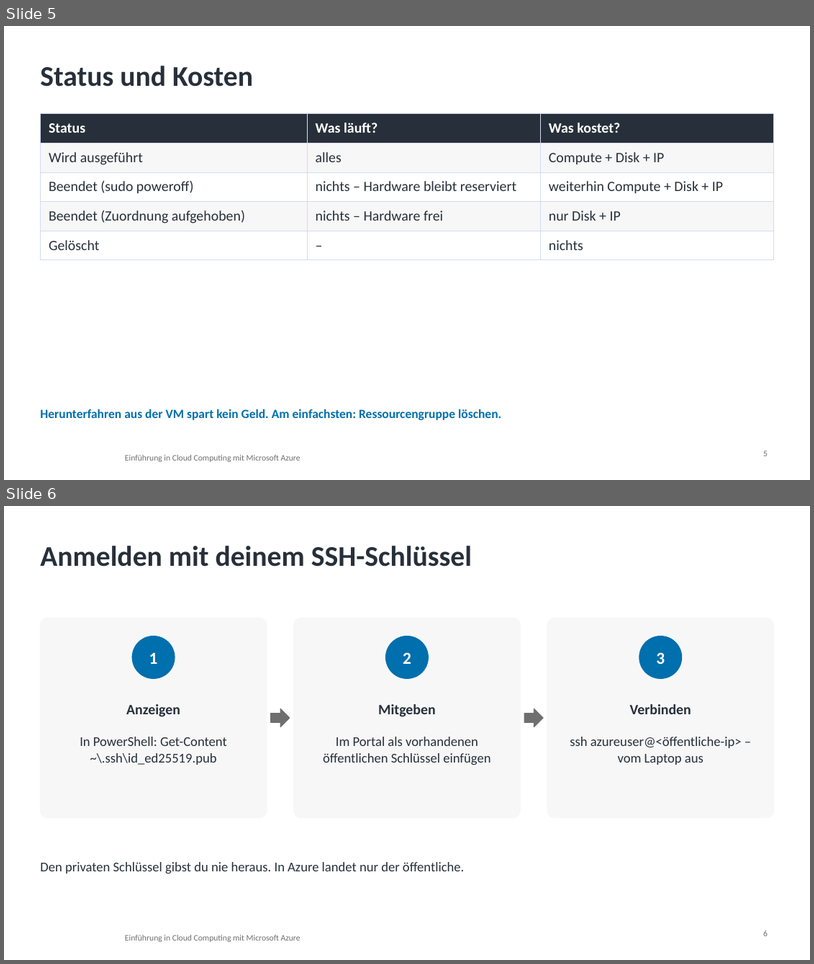
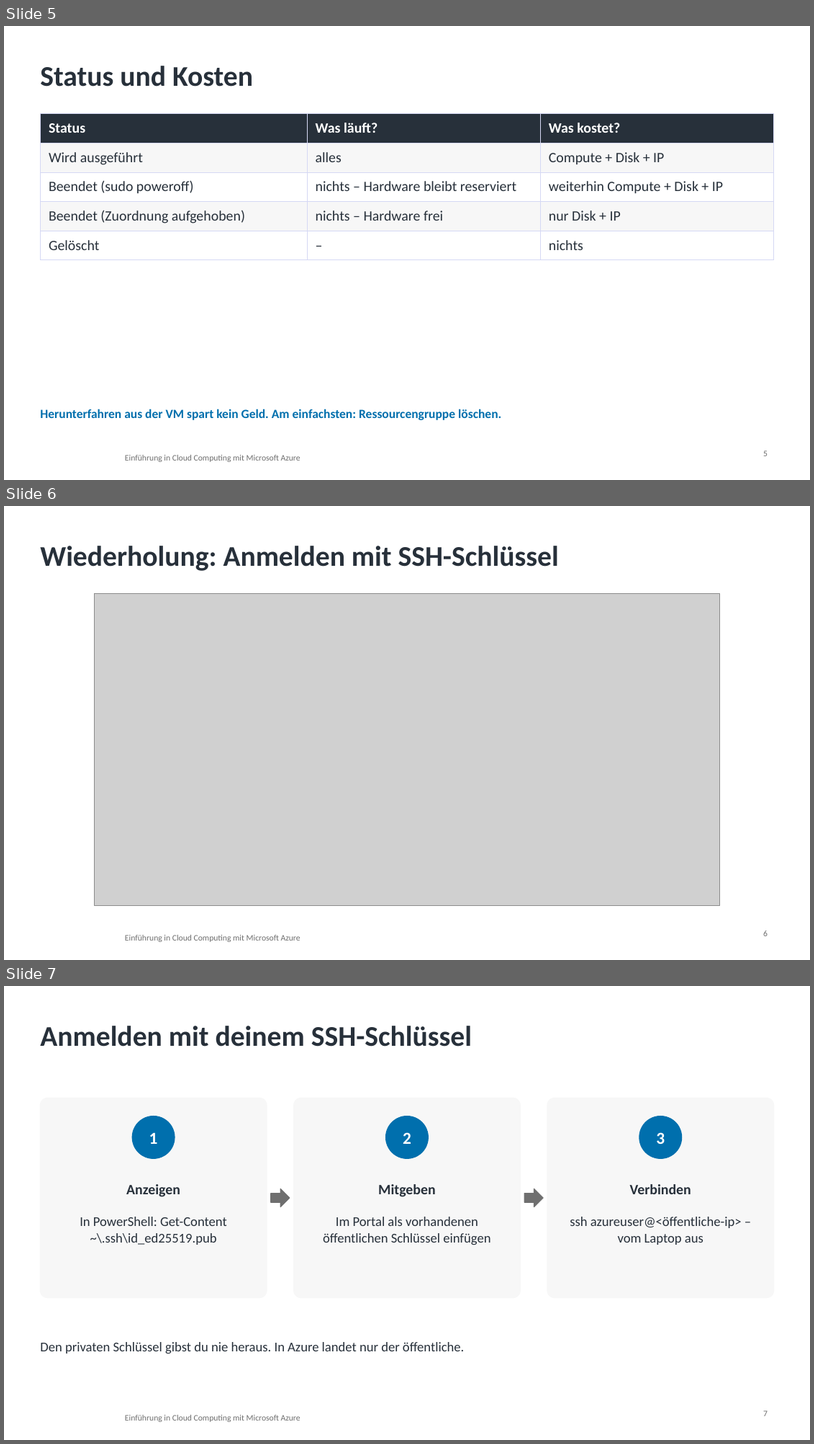
Before and after one commit to pat-teacher/azure-basics-training, a slide deck: praesentationen/input-04-azure-compute.pptx. Shown one above the other, each under a label of ours: slides 5 and 6 before the commit, slides 5, 6 and 7 after it. The pictures are 814x964 and 814x1444 pixels, drawn with LibreOffice and Linux fonts; fonts in the diff are those of the drawing; grey boxes stand for pictures; background and template pictures are left out. Boxes give left, top, right and bottom in pixels: in the first picture for what was removed or moved away, otherwise in the second. Text is boxed around its words. In the diff, an @@ line names an element or a change of style, - is before the commit and + after.

```diff
--- a/praesentationen/input-04-azure-compute.pptx
+++ b/praesentationen/input-04-azure-compute.pptx
@@ slide 6 added at (4, 506, 810, 960), background #FFFFFF; not listed: 1 template element that a slide beside it also shows @@
@@ title added at (40, 546, 559, 571), 34 pt, text #27303A, bold @@
+Wiederholung: Anmelden mit SSH-Schlüssel
@@ picture added at (95, 594, 720, 906) @@
@@ page number added at (764, 930, 768, 936), 10 pt, text #6F6F6F @@
+6
@@ what was slide 6 is now slide 7 @@
@@ page number at (764, 1410, 768, 1416): text changed @@
-6
+7
```
Also in this commit, not shown: 10 other files.
